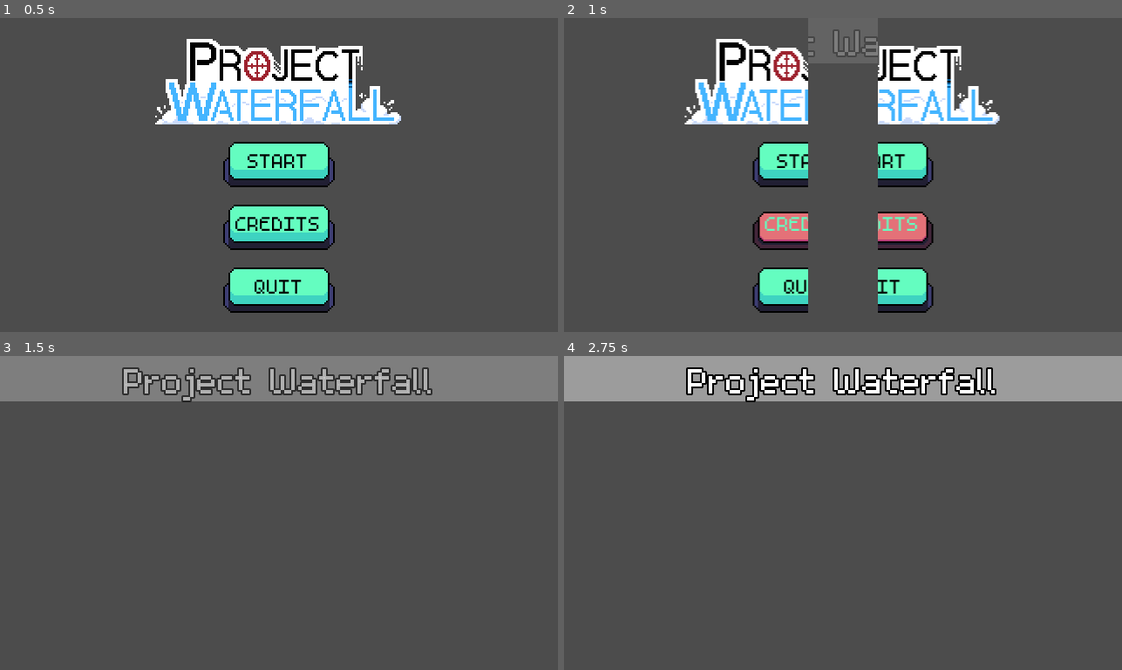
Above: before the commit, frames 1-4 (two rows, left to right).
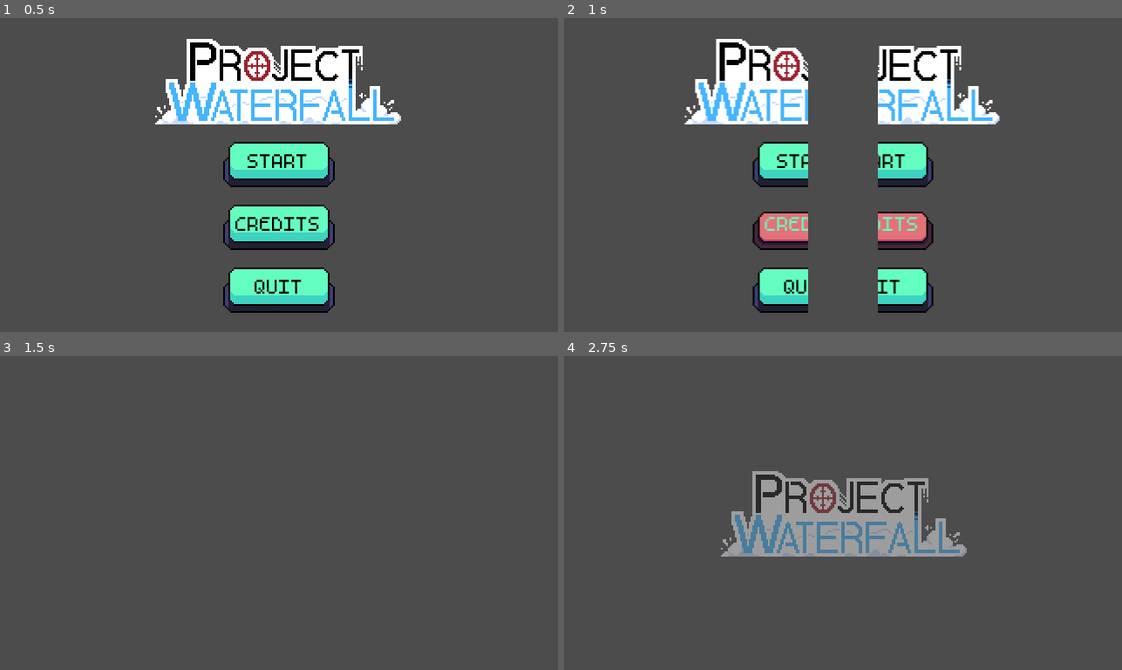
Above: after the commit, the same moments.

Repository: DissonantVoid/Project-Waterfall
Game: Godot game, scene res://scenes/game/menu.tscn
The game is run twice, just before and just after one commit, with the same random seed, the same clock (stepped at 60 frames per second) and the same inputs.
Inputs (mouse positions are in pixels of both pictures, inside the frame that each line leads up to):
- Up to frame 1 (0.5 s): no input
- Up to frame 2 (1 s): click "CREDITS" at 0.5 s
- Up to frame 3 (1.5 s): move the mouse to (401, 497) at 1.27 s
- Up to frame 4 (2.75 s): move the mouse to (731, 528) at 2.02 s

Frame 1 is identical in both runs. In frame 2, 0.2% of the frame differs, in the area x 43-57%, y 4-12%; in frame 3, 14%; in frame 4, 23%, in the area x 0-100%, y 0-64%.

Commit message:
adeed a 'work in progress' credits scene

Diff:
--- a/project.godot
+++ b/project.godot
@@ -55,7 +55,7 @@
 window/size/test_height=720
 mouse_cursor/custom_image="res://resources/textures/cursor.png"
 window/stretch/mode="2d"
-window/stretch/aspect="keep"
+window/stretch/aspect="keep_width"
 
 [gui]
 
--- a/scenes/game/credits.gd
+++ b/scenes/game/credits.gd
@@ -1,3 +1,13 @@
 extends Control
 
-# NOTE: current animation is temporary
+onready var _back_btn : TextureButton = $Back
+
+# TODO: in the animation the stop at around 23 seconds aligns with the text
+#       in the editor, but not in the window
+
+func _on_back_pressed():
+	SceneManager.change_scene("res://scenes/game/menu.tscn")
+
+func _on_animation_finished(anim_name):
+	if anim_name == "main":
+		_back_btn.show()
--- a/scenes/game/credits.tscn
+++ b/scenes/game/credits.tscn
@@ -1,25 +1,17 @@
 [gd_scene load_steps=8 format=2]
 
 [ext_resource path="res://scenes/game/credits.gd" type="Script" id=1]
-[ext_resource path="res://resources/fonts/m5x7.ttf" type="DynamicFontData" id=2]
+[ext_resource path="res://resources/fonts/quantum-font/Quantum-18n0.ttf" type="DynamicFontData" id=2]
+[ext_resource path="res://resources/textures/logo.png" type="Texture" id=3]
+[ext_resource path="res://scenes/objects/ui/button.tscn" type="PackedScene" id=4]
 
 [sub_resource type="DynamicFont" id=1]
-size = 20
 font_data = ExtResource( 2 )
-
-[sub_resource type="DynamicFont" id=2]
-size = 32
-outline_size = 1
-outline_color = Color( 0, 0, 0, 1 )
-font_data = ExtResource( 2 )
-
-[sub_resource type="StyleBoxFlat" id=5]
-bg_color = Color( 0.615686, 0.615686, 0.615686, 1 )
 
 [sub_resource type="Animation" id=3]
 length = 0.001
 tracks/0/type = "value"
-tracks/0/path = NodePath("Title:modulate")
+tracks/0/path = NodePath("RichTextLabel:rect_position")
 tracks/0/interp = 1
 tracks/0/loop_wrap = true
 tracks/0/imported = false
@@ -28,10 +20,10 @@
 "times": PoolRealArray( 0 ),
 "transitions": PoolRealArray( 1 ),
 "update": 0,
-"values": [ Color( 1, 1, 1, 1 ) ]
+"values": [ Vector2( 0, 181 ) ]
 }
 tracks/1/type = "value"
-tracks/1/path = NodePath("RichTextLabel:rect_position")
+tracks/1/path = NodePath("Logo:modulate")
 tracks/1/interp = 1
 tracks/1/loop_wrap = true
 tracks/1/imported = false
@@ -40,35 +32,95 @@
 "times": PoolRealArray( 0 ),
 "transitions": PoolRealArray( 1 ),
 "update": 0,
-"values": [ Vector2( 0, 181 ) ]
+"values": [ Color( 1, 1, 1, 1 ) ]
+}
+tracks/2/type = "value"
+tracks/2/path = NodePath("Logo:rect_position")
+tracks/2/interp = 1
+tracks/2/loop_wrap = true
+tracks/2/imported = false
+tracks/2/enabled = true
+tracks/2/keys = {
+"times": PoolRealArray( 0 ),
+"transitions": PoolRealArray( 1 ),
+"update": 0,
+"values": [ Vector2( 89.5, 65.5 ) ]
+}
+tracks/3/type = "value"
+tracks/3/path = NodePath("RichTextLabel:rect_size")
+tracks/3/interp = 1
+tracks/3/loop_wrap = true
+tracks/3/imported = false
+tracks/3/enabled = true
+tracks/3/keys = {
+"times": PoolRealArray( 0 ),
+"transitions": PoolRealArray( 1 ),
+"update": 0,
+"values": [ Vector2( 320, 1487 ) ]
+}
+tracks/4/type = "value"
+tracks/4/path = NodePath("Logo:rect_scale")
+tracks/4/interp = 1
+tracks/4/loop_wrap = true
+tracks/4/imported = false
+tracks/4/enabled = true
+tracks/4/keys = {
+"times": PoolRealArray( 0 ),
+"transitions": PoolRealArray( 1 ),
+"update": 0,
+"values": [ Vector2( 1, 1 ) ]
 }
 
 [sub_resource type="Animation" id=4]
 resource_name = "main"
-length = 15.0
+length = 45.0
 tracks/0/type = "value"
-tracks/0/path = NodePath("Title:modulate")
+tracks/0/path = NodePath("RichTextLabel:rect_position")
 tracks/0/interp = 1
 tracks/0/loop_wrap = true
 tracks/0/imported = false
 tracks/0/enabled = true
 tracks/0/keys = {
-"times": PoolRealArray( 0, 1.5 ),
-"transitions": PoolRealArray( 1, 1 ),
-"update": 0,
-"values": [ Color( 1, 1, 1, 0 ), Color( 1, 1, 1, 1 ) ]
+"times": PoolRealArray( 0, 6, 23.7, 30, 45 ),
+"transitions": PoolRealArray( 1, 1, 1, 1, 1 ),
+"update": 0,
+"values": [ Vector2( 0, 181 ), Vector2( 0, 181 ), Vector2( 0, -1012 ), Vector2( 0, -1012 ), Vector2( 0, -1361 ) ]
 }
 tracks/1/type = "value"
-tracks/1/path = NodePath("RichTextLabel:rect_position")
+tracks/1/path = NodePath("Logo:modulate")
 tracks/1/interp = 1
 tracks/1/loop_wrap = true
 tracks/1/imported = false
 tracks/1/enabled = true
 tracks/1/keys = {
-"times": PoolRealArray( 0, 2.5, 15 ),
-"transitions": PoolRealArray( 1, 1, 1 ),
-"update": 0,
-"values": [ Vector2( 0, 181 ), Vector2( 0, 181 ), Vector2( 0, -216 ) ]
+"times": PoolRealArray( 0, 1.5, 3, 7, 9, 42, 45 ),
+"transitions": PoolRealArray( 1, 1, 1, 1, 1, 1, 1 ),
+"update": 0,
+"values": [ Color( 1, 1, 1, 0 ), Color( 1, 1, 1, 0 ), Color( 1, 1, 1, 1 ), Color( 1, 1, 1, 1 ), Color( 1, 1, 1, 0 ), Color( 1, 1, 1, 0 ), Color( 1, 1, 1, 1 ) ]
+}
+tracks/2/type = "value"
+tracks/2/path = NodePath("Logo:rect_position")
+tracks/2/interp = 1
+tracks/2/loop_wrap = true
+tracks/2/imported = false
+tracks/2/enabled = true
+tracks/2/keys = {
+"times": PoolRealArray( 0, 5, 7, 42, 45 ),
+"transitions": PoolRealArray( 1, 1, 1, 1, 1 ),
+"update": 0,
+"values": [ Vector2( 89.5, 65.5 ), Vector2( 89.5, 65.5 ), Vector2( 89.5, 0 ), Vector2( 89.5, 0 ), Vector2( 89.5, 65.5 ) ]
+}
+tracks/3/type = "value"
+tracks/3/path = NodePath("Logo:rect_scale")
+tracks/3/interp = 1
+tracks/3/loop_wrap = true
+tracks/3/imported = false
+tracks/3/enabled = true
+tracks/3/keys = {
+"times": PoolRealArray( 0, 5, 7, 42, 45 ),
+"transitions": PoolRealArray( 1, 1, 1, 1, 1 ),
+"update": 0,
+"values": [ Vector2( 1, 1 ), Vector2( 1, 1 ), Vector2( 0.5, 0.5 ), Vector2( 0.5, 0.5 ), Vector2( 1, 1 ) ]
 }
 
 [node name="Credits" type="Control"]
@@ -80,47 +132,144 @@
 anchor_right = 1.0
 anchor_bottom = 1.0
 margin_top = 181.0
-margin_right = 2240.0
-margin_bottom = 3403.0
+margin_bottom = 1488.0
 custom_fonts/normal_font = SubResource( 1 )
 bbcode_enabled = true
 bbcode_text = "[center]
-Credits:
-test
-another test
-test test
-test2
-teeeeeeeeest
-something here as well
-my my, too many people
-teessstttt
-...[center]"
+[img]res://resources/textures/credits/0.png[/img]
+Aleiocus
+Colorful Frog
+KatieDooLally
+LinuxGamer
+Mokumokuren
+npkate
+NTCM
+
+[img]res://resources/textures/credits/1.png[/img]
+BBS001    jsalex7
+Vgamer
+Volcanojungle
+AddinSachen
+Boat    Zappyz
+Cheeze_addict
+Dissonant-Void
+Donpavlik
+Fourthpage
+GML    Isit0r
+Jibs    Jerky
+Junkuza
+Aleiocus
+Antoine G.
+LordOfReality
+Maber      Pencroo
+Le’Liam
+Sinclix
+Character Art
+VGamer
+jsalex7
+Isit0r
+LavraSource
+
+[img]res://resources/textures/credits/2.png[/img]
+VGamer
+lemms
+Dissonant-Void
+
+[img]res://resources/textures/credits/3.png[/img]
+Dissonant-Void
+
+[img]res://resources/textures/credits/4.png[/img]
+Dissonant-Void
+
+Thank you to all of you, who helped us to make this game real, and thanks to you, Saultoons, For the entertainment You’ve been giving us for so long.
+Happy Milestone !!
+[img]res://resources/textures/credits/credits_button.png[/img]
+
+[rainbow freq=0.8 sat=10 val=40]p.s: keep your eyes peeled for a special surprise very soon[/rainbow]
+[center]"
 text = "
-Credits:
-test
-another test
-test test
-test2
-teeeeeeeeest
-something here as well
-my my, too many people
-teessstttt
-..."
+
+Aleiocus
+Colorful Frog
+KatieDooLally
+LinuxGamer
+Mokumokuren
+npkate
+NTCM
+
+
+BBS001    jsalex7
+Vgamer
+Volcanojungle
+AddinSachen
+Boat    Zappyz
+Cheeze_addict
+Dissonant-Void
+Donpavlik
+Fourthpage
+GML    Isit0r
+Jibs    Jerky
+Junkuza
+Aleiocus
+Antoine G.
+LordOfReality
+Maber      Pencroo
+Le’Liam
+Sinclix
+Character Art
+VGamer
+jsalex7
+Isit0r
+LavraSource
+
+
+VGamer
+lemms
+Dissonant-Void
+
+
+Dissonant-Void
+
+
+Dissonant-Void
+
+Thank you to all of you, who helped us to make this game real, and thanks to you, Saultoons, For the entertainment You’ve been giving us for so long.
+Happy Milestone !!
+
+
+p.s: keep your eyes peeled for a special surprise very soon
+"
 fit_content_height = true
 scroll_active = false
 
-[node name="Title" type="Label" parent="."]
+[node name="Logo" type="TextureRect" parent="."]
 anchor_left = 0.5
+anchor_top = 0.5
 anchor_right = 0.5
-margin_left = -160.0
-margin_right = 160.0
-margin_bottom = 26.0
-custom_fonts/font = SubResource( 2 )
-custom_styles/normal = SubResource( 5 )
-text = "Project Waterfall"
-align = 1
+anchor_bottom = 0.5
+margin_left = -70.5
+margin_top = -24.5
+margin_right = 70.5
+margin_bottom = 24.5013
+rect_pivot_offset = Vector2( 70, 24 )
+texture = ExtResource( 3 )
 
 [node name="AnimationPlayer" type="AnimationPlayer" parent="."]
 autoplay = "main"
 anims/RESET = SubResource( 3 )
 anims/main = SubResource( 4 )
+
+[node name="Back" parent="." instance=ExtResource( 4 )]
+visible = false
+anchor_left = 0.5
+anchor_top = 1.0
+anchor_right = 0.5
+anchor_bottom = 1.0
+margin_left = -32.0
+margin_top = -41.0
+margin_right = 32.0
+margin_bottom = -9.0
+_text = "Go Back"
+
+[connection signal="animation_finished" from="AnimationPlayer" to="." method="_on_animation_finished"]
+[connection signal="pressed" from="Back" to="." method="_on_back_pressed"]
Binary file added: resources/fonts/quantum-font/Quantum-18n0.ttf
Binary file added: resources/fonts/quantum-font/QuantumItalic-Re0V.ttf
Not shown, added: resources/fonts/quantum-font/info.txt
Not shown, added: resources/fonts/quantum-font/misc/Font License.txt
Binary file added: resources/textures/credits/0.png
Not shown, added: resources/textures/credits/0.png.import
Binary file added: resources/textures/credits/1.png
Not shown, added: resources/textures/credits/1.png.import
Binary file added: resources/textures/credits/2.png
Not shown, added: resources/textures/credits/2.png.import
Binary file added: resources/textures/credits/3.png
Not shown, added: resources/textures/credits/3.png.import
(and 8 more such lines)
